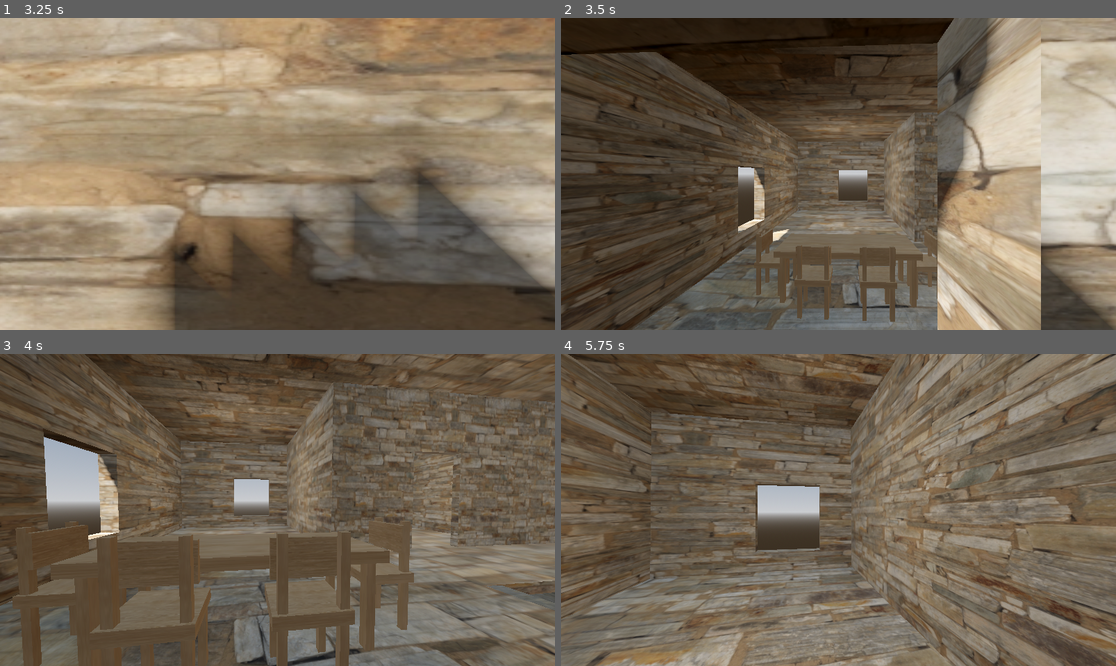
Above: before the commit, frames 1-4 (two rows, left to right).
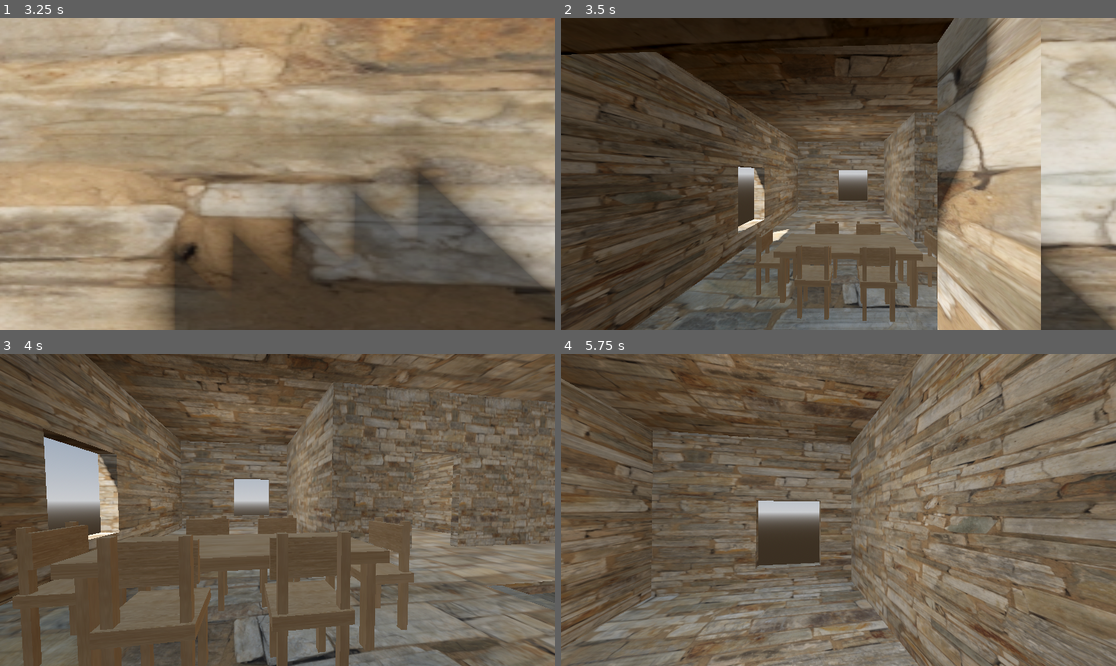
Above: after the commit, the same moments.

Repository: christiannoll/FirstPersonGame
Game: Godot game, scene res://levels/level.tscn
Same seed, same stepped clock (60 frames per second), same inputs: the game is played once before the commit and once after it. The engine's default icon, where the game draws it, is replaced by a stand-in: a white triangle on a blue panel in a dark square.
Inputs (mouse positions are in pixels of both pictures, inside the frame that each line leads up to):
- Up to frame 1 (3.25 s): tap Enter at 0.5 s; move the mouse to (271, 180) at 0.52 s; hold W (forward) 0.53-2.78 s; tap Space (jump) at 0.77, 1.52, 3.02 s; move the mouse to (316, 177) at 1.27 s; move the mouse to (233, 170) at 2.02 s; move the mouse to (283, 174) at 2.77 s; hold A (left) from 2.78 s (still down)
- Up to frame 2 (3.5 s): keep holding A (left)
- Up to frame 3 (4 s): move the mouse to (255, 503) at 3.52 s; release A (left) at 3.53 s; hold W (forward) from 3.53 s (still down); tap Space (jump) at 3.77 s
- Up to frame 4 (5.75 s): keep holding W (forward); move the mouse to (866, 510) at 4.27 s; tap Space (jump) at 4.52 s; move the mouse to (810, 510) at 5.02 s

Frame 1 is identical in both runs. In frame 2, 0.4% of the frame differs, in the area x 45-58%, y 65-84%; in frame 3, 0.8%; in frame 4, 44%, in the area x 0-100%, y 0-100%.

Commit message:
Added two more chairs

Diff:
--- a/scenery/house.tscn
+++ b/scenery/house.tscn
@@ -332,3 +332,9 @@
 
 [node name="chair4" parent="." unique_id=2060213272 instance=ExtResource("5_w7jv0")]
 transform = Transform3D(-1.8, 0, -1.57361e-07, 0, 1.8, 0, 1.57361e-07, 0, -1.8, 11.568618, -3.4891264, -7.5202036)
+
+[node name="chair5" parent="." unique_id=688043295 instance=ExtResource("5_w7jv0")]
+transform = Transform3D(1.8, 0, 0, 0, 1.8, 0, 0, 0, 1.8, 11.568618, -3.4891264, -4.6121745)
+
+[node name="chair6" parent="." unique_id=765748145 instance=ExtResource("5_w7jv0")]
+transform = Transform3D(1.8, 0, 0, 0, 1.8, 0, 0, 0, 1.8, 13.815997, -3.4891264, -4.6121745)
